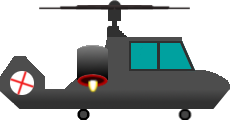
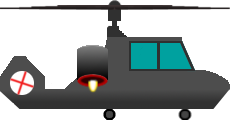
The second 230×120 image is a revision of the first. Changes to its layers:
showed "Propeller_2" over [18, 5, 212, 10]
showed "Propeller_1" over [0, 5, 230, 10]
added layer "Pasted Layer #1" above "Wheels" over [103, 109, 116, 120]
painted on "Wheels" over [77, 109, 90, 120]
